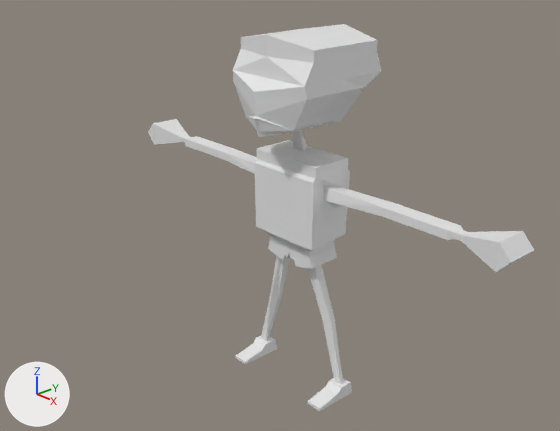
Renders of the Blender file TFCharacter.blend from each side of a commit.
Both versions are drawn from a 50 mm lens placed at (3.38, -3.02, 2.87), pointed at (0.36, -0.27, 1.24). Every picture has the same lights, and +X, +Y and +Z are marked at lower left. Both versions are drawn at frame 10 of the action 'rig.001Action'; the numbers are the values there.
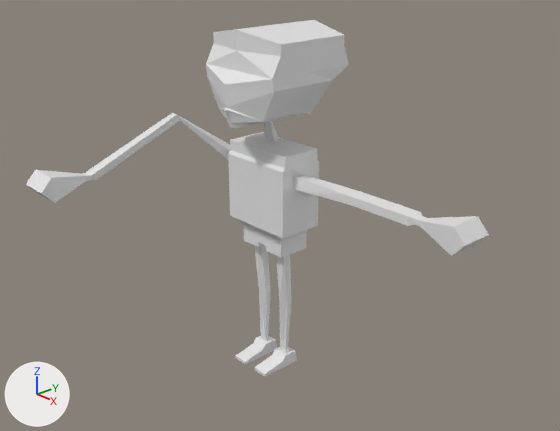
The edits, one by one:
Bone 'torso' (bone_torso) moves from (0.25, 0.0, 0.0) to (0.0, 0.0, 0.0).
Bone 'upper_arm_ik.R' (bone_upper_arm_ik_r) moves from (0.0, 0.0, 0.0) to (-0.411, -0.004, 0.285).
Bone 'hand_ik.L' (bone_hand_ik_l) moves from (0.25, 0.0, 0.0) to (0.0, 0.0, 0.0).
Bone 'hand_ik.R' (bone_hand_ik_r) moves from (0.25, 0.0, 0.0) to (0.435, -0.882, 0.0).
Bone 'hand_ik.R' (bone_hand_ik_r) turns from (0, 0, 0) to (-69, 28, 40) degrees about its own x, y and z.
Bone 'foot_spin_ik.L' (bone_foot_spin_ik_l) moves from (0.5, 0.0, 0.0) to (0.0, 0.0, 0.0).

Boxes [x1, y1, x2, y2] around the edits, measured in the pictures (560 x 431 px):
'Cube.001', posed (20% wider, 8% shorter): before [148, 24, 534, 411]; after [26, 20, 489, 376]
